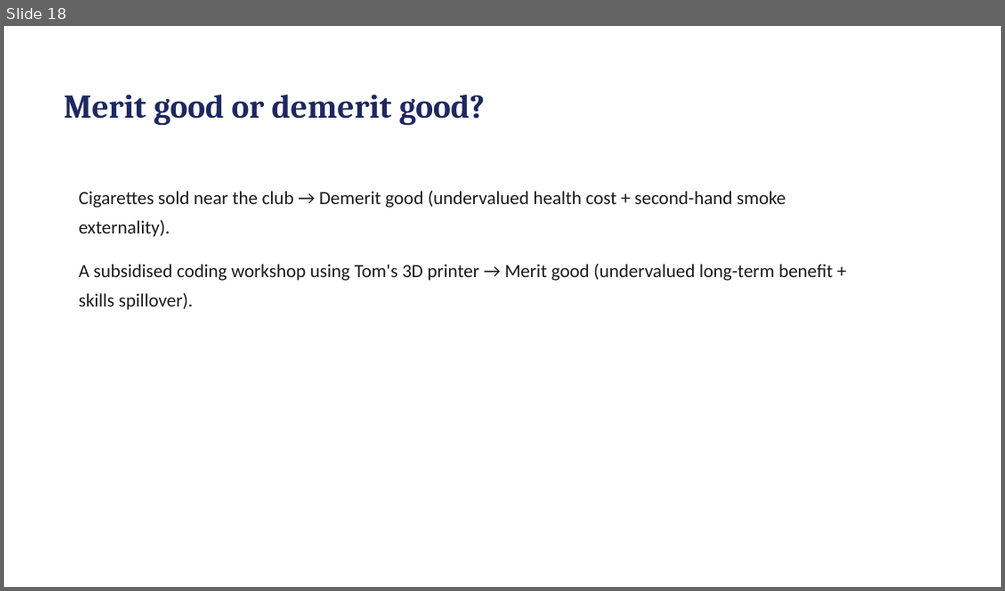
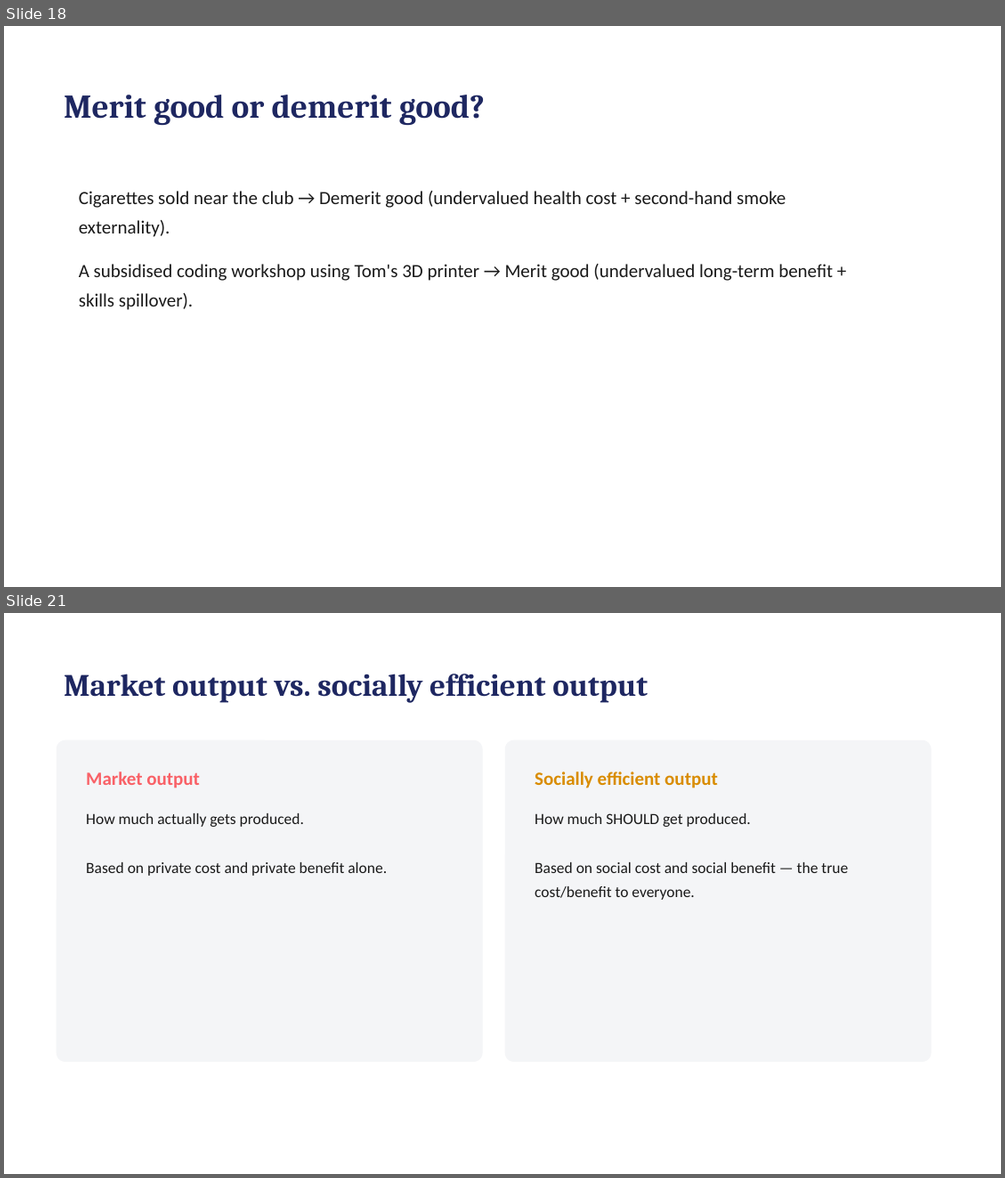
Before and after one commit to rebeccakfurness-boop/selongbayschool-teaching, a slide deck: courses/tom-economics/lessons/lesson-07/slides.pptx. Shown one above the other, each under a label of ours: slide 18 before the commit, slides 18 and 21 after it; the slides between them are not shown. The pictures are 1005x591 and 1005x1178 pixels, drawn with LibreOffice and Linux fonts; fonts in the diff are those of the drawing. Boxes give left, top, right and bottom in pixels: in the first picture for what was removed or moved away, otherwise in the second. Text is boxed around its words. In the diff, an @@ line names an element or a change of style, - is before the commit and + after.

```diff
--- a/courses/tom-economics/lessons/lesson-07/slides.pptx
+++ b/courses/tom-economics/lessons/lesson-07/slides.pptx
@@ slide 21 added at box(4, 613, 1001, 1174), background #FFFFFF @@
@@ text added at box(64, 674, 647, 703), 30 pt, text #1E2761, bold @@
+Market output vs. socially efficient output
@@ rounded rectangle added at box(57, 740, 483, 1062), fill #F4F5F7 @@
@@ rounded rectangle added at box(505, 740, 931, 1062), fill #F4F5F7 @@
@@ text added at box(86, 771, 200, 788), 18 pt, text #F96167, bold @@
+Market output
@@ text added at box(534, 771, 718, 788), 18 pt, text #D98C00, bold @@
+Socially efficient output
@@ text added at box(86, 813, 387, 876), 15 pt, text #1A1A1A @@
+How much actually gets produced.
+Based on private cost and private benefit alone.
@@ text added at box(534, 813, 848, 900), 15 pt, text #1A1A1A @@
+How much SHOULD get produced.
+Based on social cost and social benefit — the true cost/benefit to everyone.
```
Also in this commit, not shown: 3 slides changed, 9 other slides added, 1 slide removed, 29 other files.
